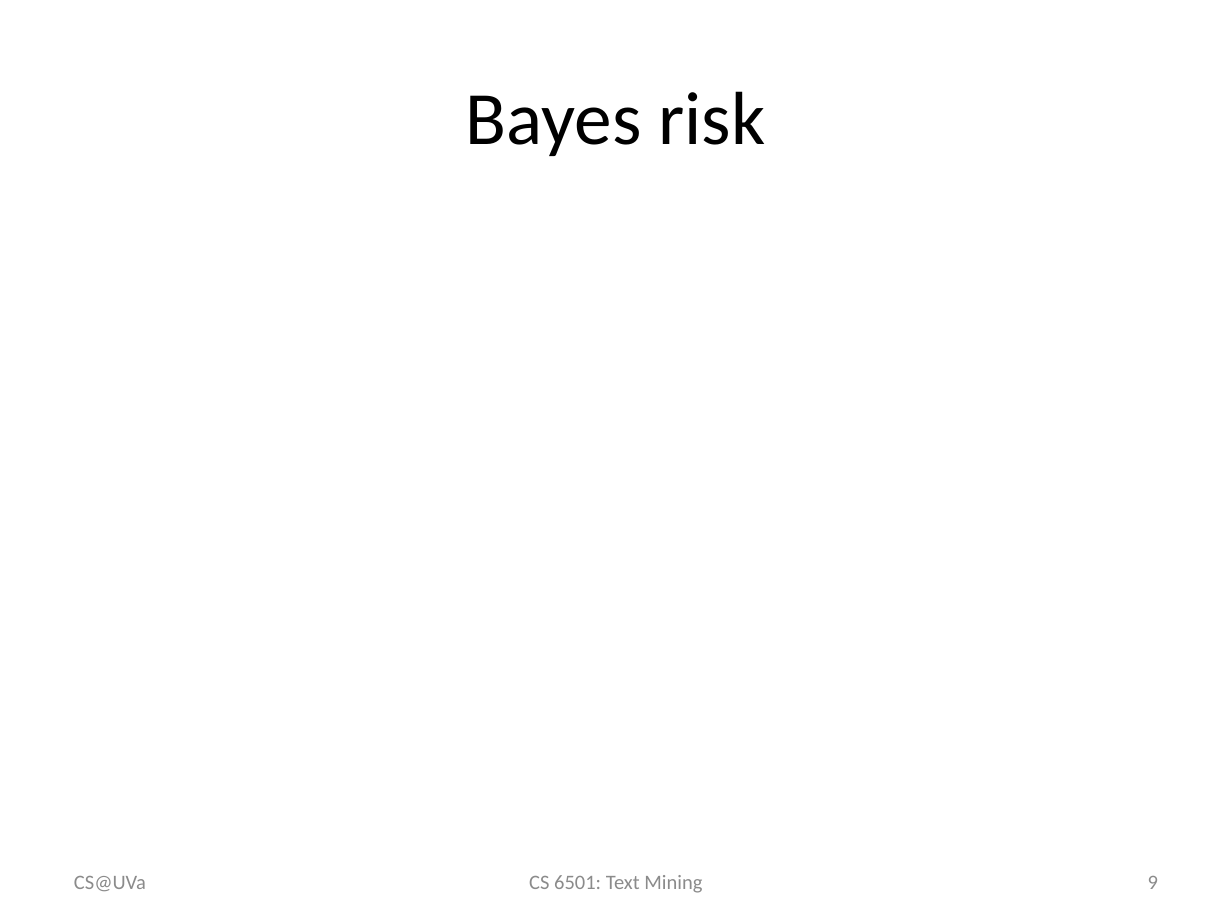
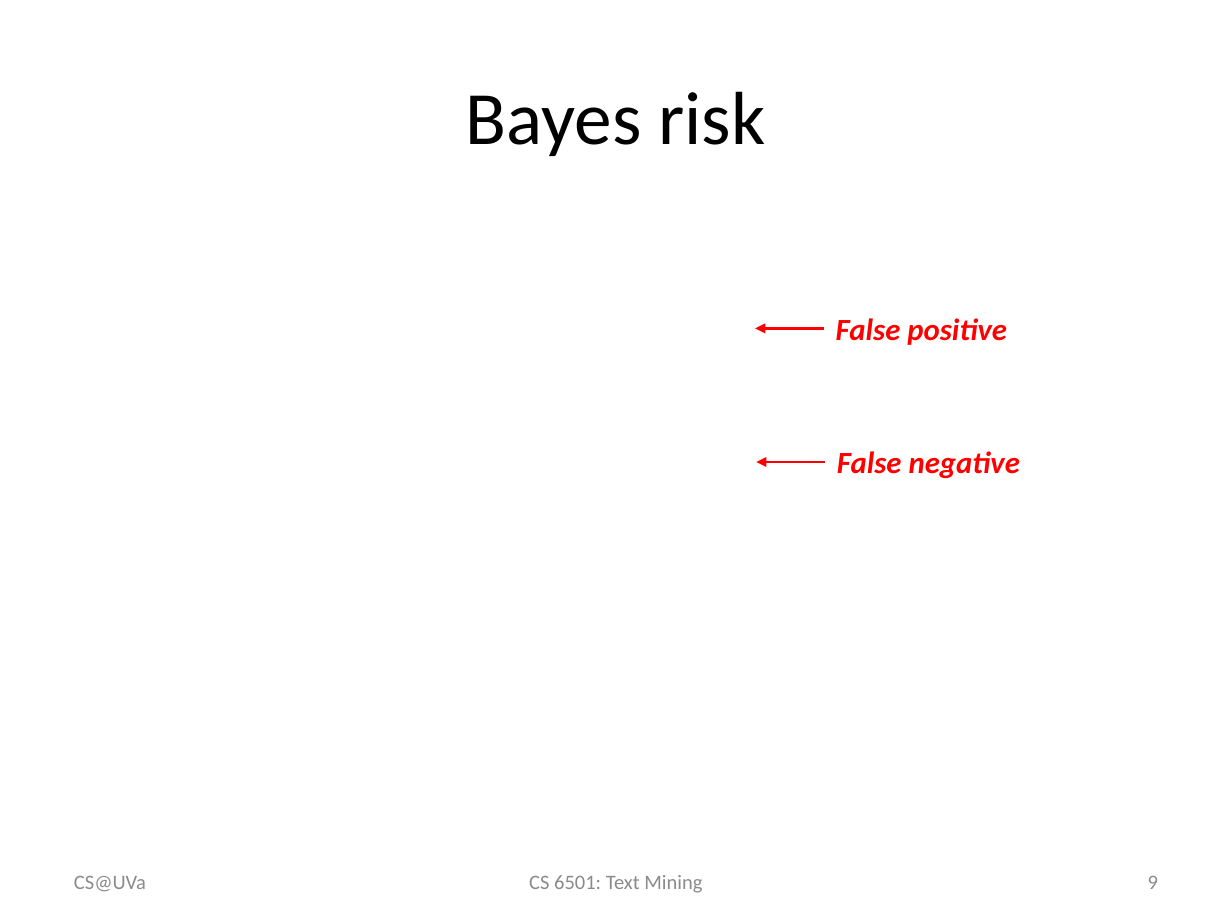
Before and after one commit to wang296/CS6501-Text-Mining, a slide deck: slide 9 of docs/TextCategorization.pptx. Drawn at 1232x924 pixels with LibreOffice and Linux fonts; fonts in the diff are those of the drawing; grey boxes stand for pictures. Boxes give left, top, right and bottom in pixels: in the first picture for what was removed or moved away, otherwise in the second. Text is boxed around its words. In the diff, an @@ line names an element or a change of style, - is before the commit and + after.

```diff
--- a/docs/TextCategorization.pptx
+++ b/docs/TextCategorization.pptx
@@ arrow added from (824, 329) to (755, 329), #FF0000 1.5 pt @@
@@ text added at [836,318,1007,345], 18 pt, text #FF0000, bold, italic @@
+False positive
@@ arrow added from (824, 462) to (756, 462), #FF0000 1.5 pt @@
@@ text added at [837,451,1020,479], 18 pt, text #FF0000, bold, italic @@
+False negative
```
Also in this commit, not shown: 9 other slides changed, 3 slides added, 3 other files.
